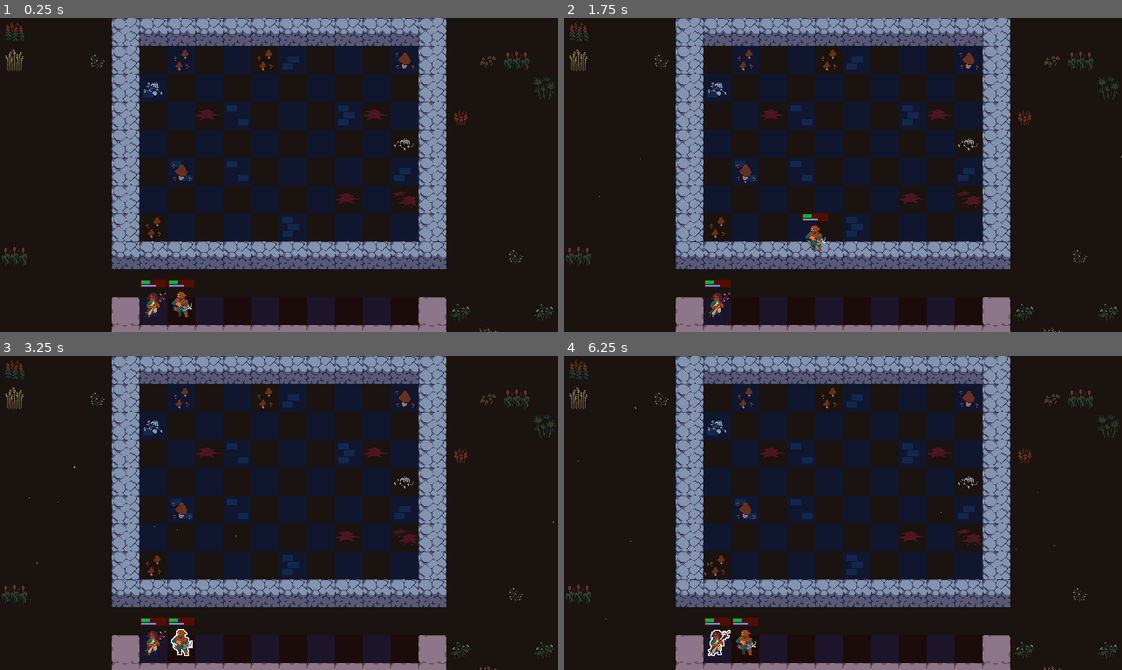
Above: before the commit, frames 1-4 (two rows, left to right).
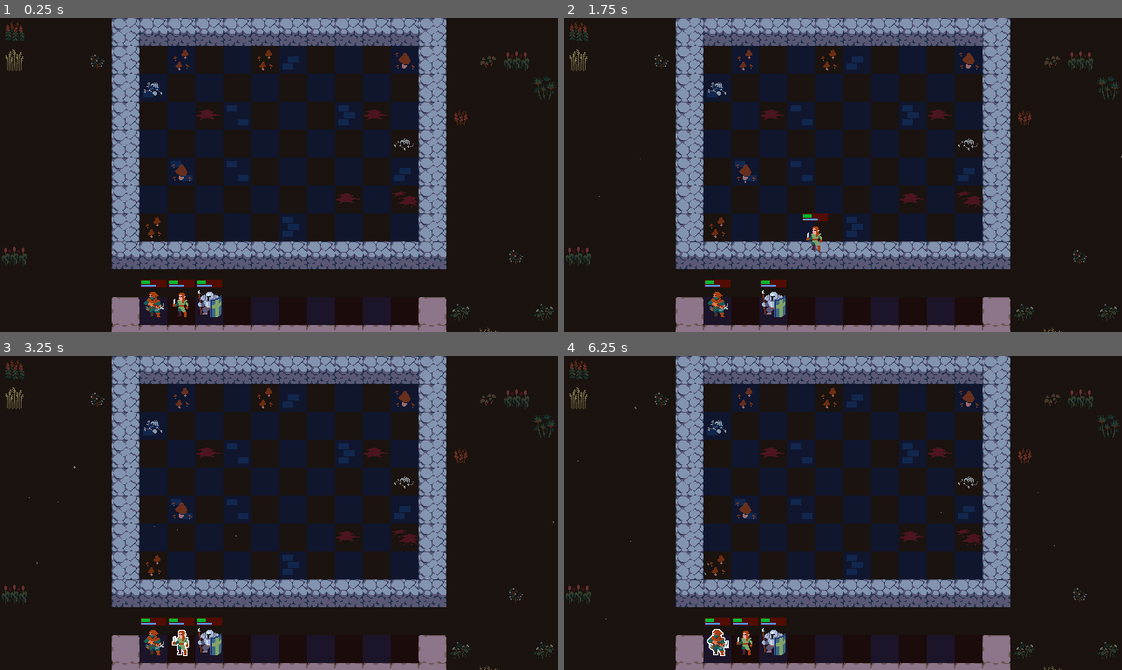
Above: after the commit, the same moments.

Repository: MagnusLucas/Autobattler
Game: Godot game, scene res://scenes/arena/arena.tscn
Same seed, same stepped clock (60 frames per second), same inputs: the game is played once before the commit and once after it.
Inputs (mouse positions are in pixels of both pictures, inside the frame that each line leads up to):
- Up to frame 1 (0.25 s): no input
- Up to frame 2 (1.75 s): tap Enter at 0.5 s; drag from (720, 303) to (898, 105) at 0.52 s; drag from (742, 303) to (815, 237) at 1.27 s
- Up to frame 3 (3.25 s): move the mouse to (334, 443) at 2.02 s; press the mouse at (334, 443) at 2.03 s; release the mouse at (334, 443) at 2.75 s; tap Space at 2.75 s; drag from (251, 575) to (178, 641) at 2.77 s
- Up to frame 4 (6.25 s): tap Enter at 3.5 s; move the mouse to (1010, 560) at 3.52 s; press the mouse at (1010, 560) at 3.53 s; release the mouse at (1010, 560) at 4.25 s; drag from (675, 465) to (759, 434) at 4.27 s; move the mouse to (870, 513) at 5.02 s; press the mouse at (870, 513) at 5.03 s; release the mouse at (870, 513) at 5.75 s; drag from (759, 434) to (720, 641) at 5.77 s

The runs differ from the first frame. In frame 1, 0.7% of the frame differs, in the area x 25-40%, y 83-96%; in frame 2, 0.7%; in frame 3, 0.7%; in frame 4, 0.7%.

Commit message:
Added unit spawner and a few unit resources

Diff:
--- /dev/null
+++ b/components/unit_spawner.gd
@@ -0,0 +1,31 @@
+class_name UnitSpawner
+extends Node
+
+signal unit_spawned(unit: Unit)
+
+const UNIT = preload("uid://ck174r8616p3u")
+
+@export var bench: PlayArea
+@export var game_area: PlayArea
+
+
+func _get_first_aviable_area() -> PlayArea:
+	if not bench.unit_grid.is_grid_full():
+		return bench
+	elif not game_area.unit_grid.is_grid_full():
+		return game_area
+	return null
+
+
+func spawn_unit(unit_stats: UnitStats) -> void:
+	var area := _get_first_aviable_area()
+
+	assert(area, "No aviable space to spawn the unit to!")
+
+	var unit: Unit = UNIT.instantiate()
+	var tile: Vector2i = area.unit_grid.get_first_empty_tile()
+	area.unit_grid.add_unit(tile, unit)
+	area.unit_grid.add_child(unit)
+	unit.set_stats(unit_stats)
+	unit.global_position = area.get_global_from_tile(tile) - Arena.HALF_CELL_SIZE
+	unit_spawned.emit(unit)
--- a/data/units/example_stats.tres
+++ b/data/units/arthur.tres
@@ -1,9 +1,9 @@
 [gd_resource type="Resource" script_class="UnitStats" load_steps=2 format=3 uid="uid://d262gf1vfa7rj"]
 
-[ext_resource type="Script" uid="uid://cmb38jix5tc65" path="res://data/units/unit_stats.gd" id="1_hlxm7"]
+[ext_resource type="Script" uid="uid://cmb38jix5tc65" path="res://data/units/unit_stats.gd" id="1_b6a51"]
 
 [resource]
-script = ExtResource("1_hlxm7")
-name = "Guy"
+script = ExtResource("1_b6a51")
+name = "Arthur"
 skin_coordinates = Vector2i(4, 0)
 metadata/_custom_type_script = "uid://cmb38jix5tc65"
--- /dev/null
+++ b/data/units/bjorn.tres
@@ -0,0 +1,11 @@
+[gd_resource type="Resource" script_class="UnitStats" load_steps=2 format=3 uid="uid://brqc13fimo50j"]
+
+[ext_resource type="Script" uid="uid://cmb38jix5tc65" path="res://data/units/unit_stats.gd" id="1_d6p4t"]
+
+[resource]
+script = ExtResource("1_d6p4t")
+name = "Bjorn"
+rarity = 1
+cost = 2
+skin_coordinates = Vector2i(1, 0)
+metadata/_custom_type_script = "uid://cmb38jix5tc65"
--- /dev/null
+++ b/data/units/cigil.tres
@@ -0,0 +1,11 @@
+[gd_resource type="Resource" script_class="UnitStats" load_steps=2 format=3 uid="uid://ccv0elnc0ns4q"]
+
+[ext_resource type="Script" uid="uid://cmb38jix5tc65" path="res://data/units/unit_stats.gd" id="1_yaidc"]
+
+[resource]
+script = ExtResource("1_yaidc")
+name = "Cigil"
+rarity = 2
+cost = 3
+skin_coordinates = Vector2i(4, 1)
+metadata/_custom_type_script = "uid://cmb38jix5tc65"
--- a/scenes/arena/arena.gd
+++ b/scenes/arena/arena.gd
@@ -4,3 +4,11 @@
 const CELL_SIZE := Vector2(32, 32)
 const HALF_CELL_SIZE := CELL_SIZE/2
 const QUARTER_CELL_SIZE := HALF_CELL_SIZE/2
+
+
+@onready var unit_spawner: UnitSpawner = $UnitSpawner
+@onready var unit_mover: UnitMover = $UnitMover
+
+
+func _ready() -> void:
+	unit_spawner.unit_spawned.connect(unit_mover.setup_unit)
--- a/scenes/arena/arena.tscn
+++ b/scenes/arena/arena.tscn
@@ -7,8 +7,10 @@
 [ext_resource type="Script" uid="uid://gv28uix4uroc" path="res://components/unit_grid.gd" id="4_asdgj"]
 [ext_resource type="Script" uid="uid://cqmocfnn8w674" path="res://components/play_area.gd" id="4_jx0ua"]
 [ext_resource type="Script" uid="uid://borktudwihcfo" path="res://components/tile_highlighter.gd" id="5_u52cf"]
-[ext_resource type="Script" uid="uid://cmb38jix5tc65" path="res://data/units/unit_stats.gd" id="8_6w4xk"]
+[ext_resource type="Resource" uid="uid://brqc13fimo50j" path="res://data/units/bjorn.tres" id="8_2ml6w"]
 [ext_resource type="Script" uid="uid://cg07bdaai08mp" path="res://components/unit_mover.gd" id="8_ii07k"]
+[ext_resource type="Resource" uid="uid://ccv0elnc0ns4q" path="res://data/units/cigil.tres" id="9_xgbxb"]
+[ext_resource type="Script" uid="uid://bmsmmiukuuuh3" path="res://components/unit_spawner.gd" id="11_xgbxb"]
 
 [sub_resource type="Curve" id="Curve_5tue2"]
 _data = [Vector2(0.06842105, 0), 0.0, 0.0, 0, 0, Vector2(0.3, 1), 0.0, 0.0, 0, 0, Vector2(0.8789474, 1), 0.0, 0.0, 0, 0, Vector2(1, 0), 0.0, 0.0, 0, 0]
@@ -31,12 +33,6 @@
 scale_max = 0.19999999
 scale_curve = SubResource("CurveTexture_aj7ud")
 color = Color(1, 1, 1, 0.44313726)
-
-[sub_resource type="Resource" id="Resource_2ml6w"]
-script = ExtResource("8_6w4xk")
-name = "My"
-skin_coordinates = Vector2i(2, 4)
-metadata/_custom_type_script = "uid://cmb38jix5tc65"
 
 [node name="Arena" type="Node2D"]
 script = ExtResource("1_5tue2")
@@ -112,10 +108,14 @@
 tile = Vector2i(3, 0)
 
 [node name="Unit" parent="Bench" instance=ExtResource("4_aj7ud")]
-stats = SubResource("Resource_2ml6w")
 
 [node name="Unit2" parent="Bench" instance=ExtResource("4_aj7ud")]
 position = Vector2(32, 0)
+stats = ExtResource("8_2ml6w")
+
+[node name="Unit3" parent="Bench" instance=ExtResource("4_aj7ud")]
+position = Vector2(64, 0)
+stats = ExtResource("9_xgbxb")
 
 [node name="UnitGrid" type="Node2D" parent="Bench"]
 script = ExtResource("4_asdgj")
@@ -126,3 +126,9 @@
 script = ExtResource("8_ii07k")
 play_areas = [NodePath("../GameArea"), NodePath("../Bench")]
 metadata/_custom_type_script = "uid://cg07bdaai08mp"
+
+[node name="UnitSpawner" type="Node" parent="." node_paths=PackedStringArray("bench", "game_area")]
+script = ExtResource("11_xgbxb")
+bench = NodePath("../Bench")
+game_area = NodePath("../GameArea")
+metadata/_custom_type_script = "uid://bmsmmiukuuuh3"
--- a/scenes/unit/unit.tscn
+++ b/scenes/unit/unit.tscn
@@ -2,7 +2,7 @@
 
 [ext_resource type="Texture2D" uid="uid://cx1ivjobggp8n" path="res://assets/sprites/rogues.png" id="1_fmv3f"]
 [ext_resource type="Script" uid="uid://by3vxnfsq0vnm" path="res://scenes/unit/unit.gd" id="1_fvc8g"]
-[ext_resource type="Resource" uid="uid://d262gf1vfa7rj" path="res://data/units/example_stats.tres" id="2_vh40f"]
+[ext_resource type="Resource" uid="uid://d262gf1vfa7rj" path="res://data/units/arthur.tres" id="2_vh40f"]
 [ext_resource type="Material" uid="uid://bb8m5fhpi4wqn" path="res://assets/shaders/2d_outline_shader.tres" id="3_3po7s"]
 [ext_resource type="Script" uid="uid://be0ux5ueqvi80" path="res://components/drag_and_drop.gd" id="4_bhlit"]
 [ext_resource type="Script" uid="uid://c4qocx6sy1gks" path="res://components/velocity_based_rotation.gd" id="5_vgvef"]
Not shown, added: components/unit_spawner.gd.uid
Not shown: 1 places in scenes/arena/arena.tscn that only renumber resources
